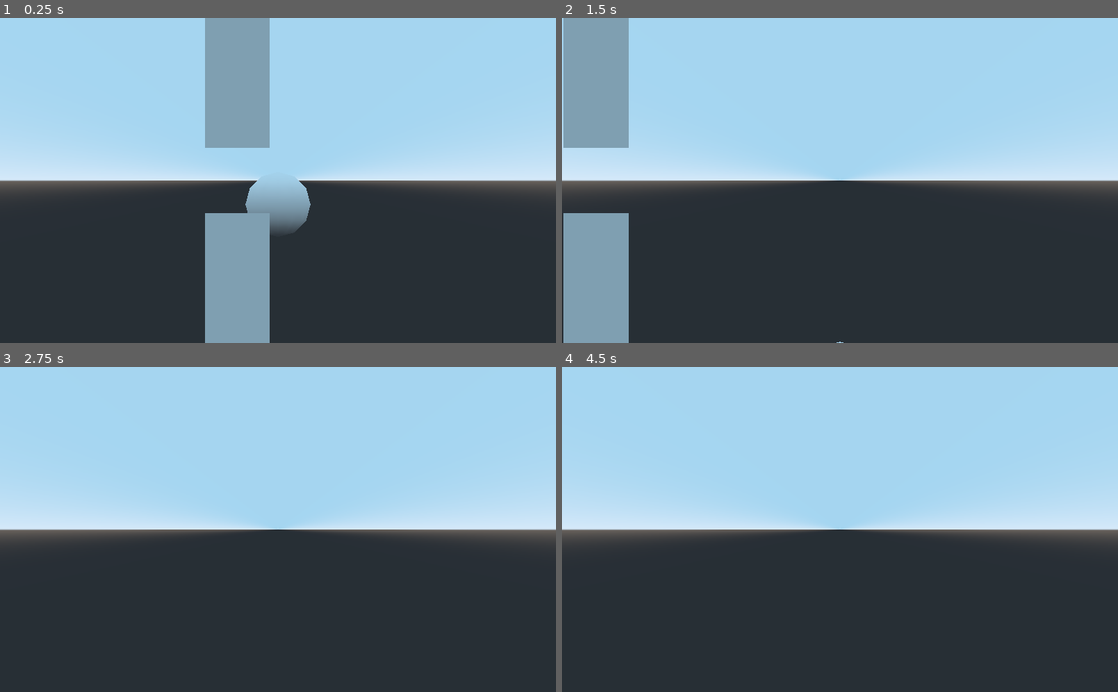
Above: before the commit, frames 1-4 (two rows, left to right).
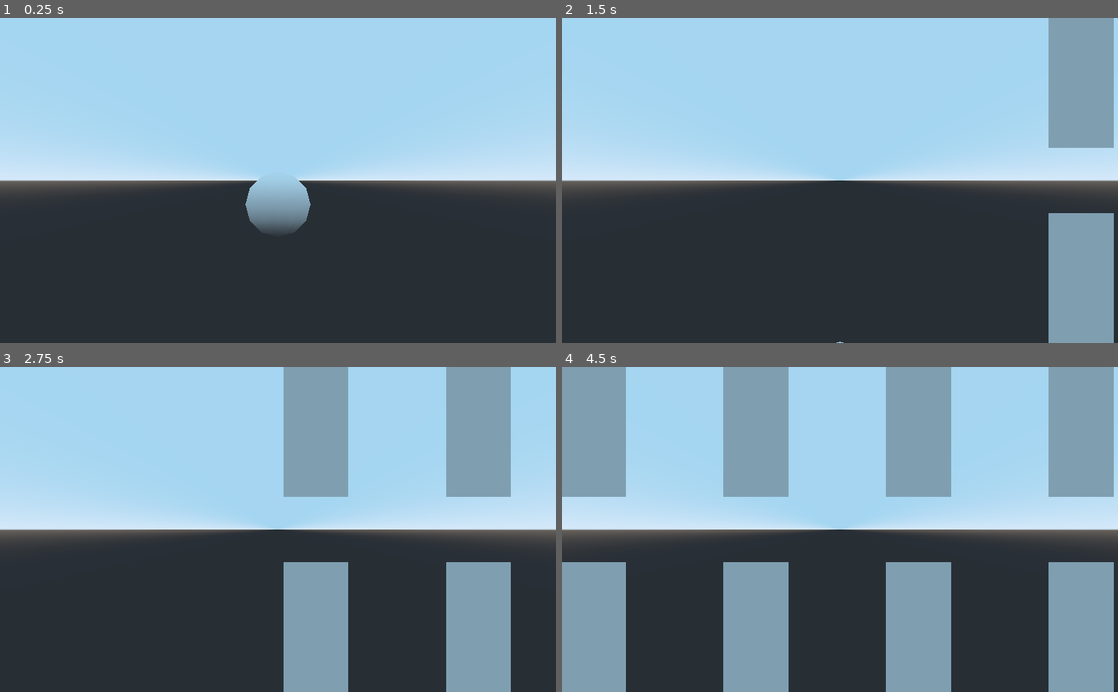
Above: after the commit, the same moments.

Repository: Maximetinu/nomansflappy-godot
Game: Godot game, scene res://scenes/Game.tscn
Same seed, same stepped clock (60 frames per second), same inputs: the game is played once before the commit and once after it.
Inputs:
- Up to frame 1 (0.25 s): no input
- Up to frame 2 (1.5 s): tap Space (jump) at 0.77 s
- Up to frame 3 (2.75 s): tap Space (jump) at 1.52 s
- Up to frame 4 (4.5 s): tap Space (jump) at 3.02, 3.77 s

The runs differ from the first frame. In frame 1, 9.3% of the frame differs, in the area x 36-49%, y 0-100%; in frame 2, 19%; in frame 3, 19%; in frame 4, 37%, in the area x 0-100%, y 0-100%.

Commit message:
Spawn obstacles

Diff:
--- /dev/null
+++ b/prefabs/ObstacleSpawner.tscn
@@ -0,0 +1,12 @@
+[gd_scene load_steps=2 format=2]
+
+[ext_resource path="res://scripts/ObstacleSpawner.gd" type="Script" id=1]
+
+[node name="Obstacle Spawner" type="Position3D"]
+transform = Transform( 1, 0, 0, 0, 1, 0, 0, 0, 1, 10, 0, 0 )
+script = ExtResource( 1 )
+
+[node name="Timer" type="Timer" parent="."]
+autostart = true
+
+[connection signal="timeout" from="Timer" to="." method="_on_Timer_timeout"]
--- a/scenes/Game.tscn
+++ b/scenes/Game.tscn
@@ -1,9 +1,11 @@
-[gd_scene load_steps=3 format=2]
+[gd_scene load_steps=4 format=2]
 
 [ext_resource path="res://prefabs/Player.tscn" type="PackedScene" id=1]
-[ext_resource path="res://prefabs/Obstacle.tscn" type="PackedScene" id=2]
+[ext_resource path="res://prefabs/ObstacleSpawner.tscn" type="PackedScene" id=2]
+[ext_resource path="res://scripts/Game.gd" type="Script" id=3]
 
 [node name="Game" type="Spatial"]
+script = ExtResource( 3 )
 
 [node name="Camera" type="Camera" parent="."]
 transform = Transform( 1, 0, 0, 0, 1, 0, 0, 0, 1, 0, 0, 10 )
@@ -12,6 +14,6 @@
 
 [node name="Player" parent="." instance=ExtResource( 1 )]
 
-[node name="Obstacle" parent="." instance=ExtResource( 2 )]
+[node name="Obstacle Spawner" parent="." instance=ExtResource( 2 )]
 
-[connection signal="body_entered" from="Obstacle" to="Player" method="_on_Obstacle_body_entered"]
+[connection signal="obstacle_spawned" from="Obstacle Spawner" to="." method="_on_Obstacle_Spawner_obstacle_spawned"]
--- /dev/null
+++ b/scripts/Game.gd
@@ -0,0 +1,4 @@
+extends Spatial
+
+func _on_Obstacle_Spawner_obstacle_spawned(obstacle):
+	obstacle.connect("body_entered", $Player, "_on_Obstacle_body_entered")
--- /dev/null
+++ b/scripts/ObstacleSpawner.gd
@@ -0,0 +1,24 @@
+extends Position3D
+
+
+signal obstacle_spawned(obstacle)
+
+var obstaclePrefab = load("res://prefabs/Obstacle.tscn")
+var obstacleCount = 0
+
+
+# Called when the node enters the scene tree for the first time.
+func _ready():
+	pass # Replace with function body.
+
+
+# Called every frame. 'delta' is the elapsed time since the previous frame.
+#func _process(delta):
+#	pass
+
+
+func _on_Timer_timeout():
+	var obstacle = obstaclePrefab.instance()
+	obstacle.set_name("Obstacle " + str(obstacleCount))
+	add_child(obstacle)
+	emit_signal("obstacle_spawned", obstacle)
